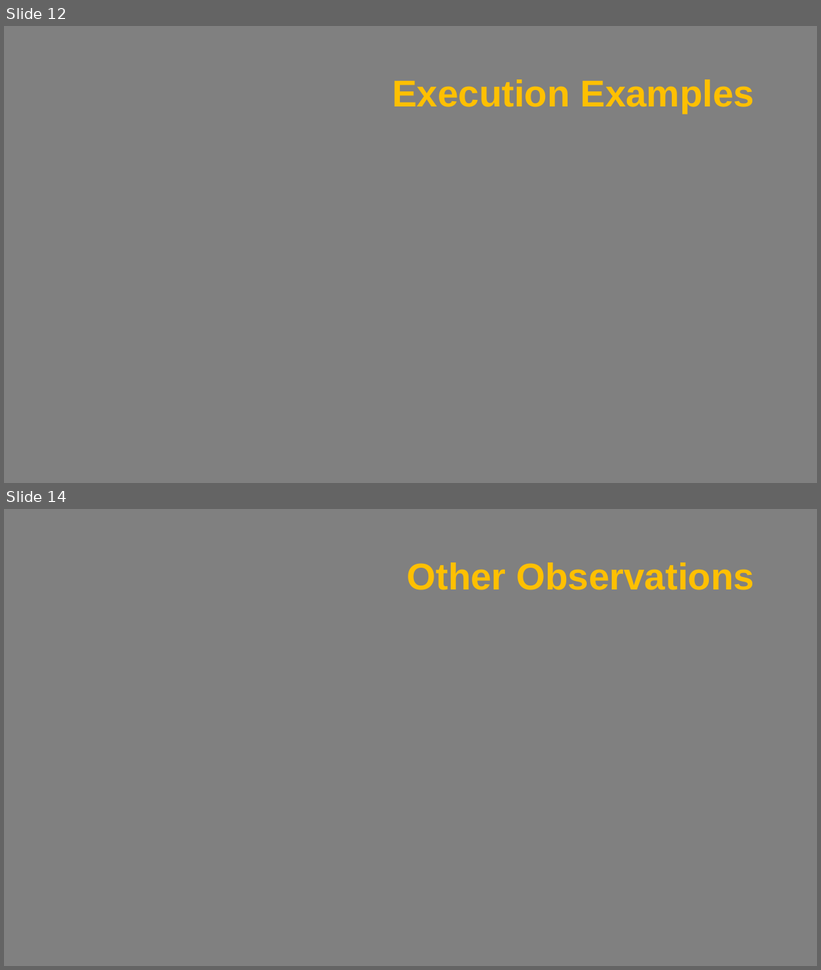
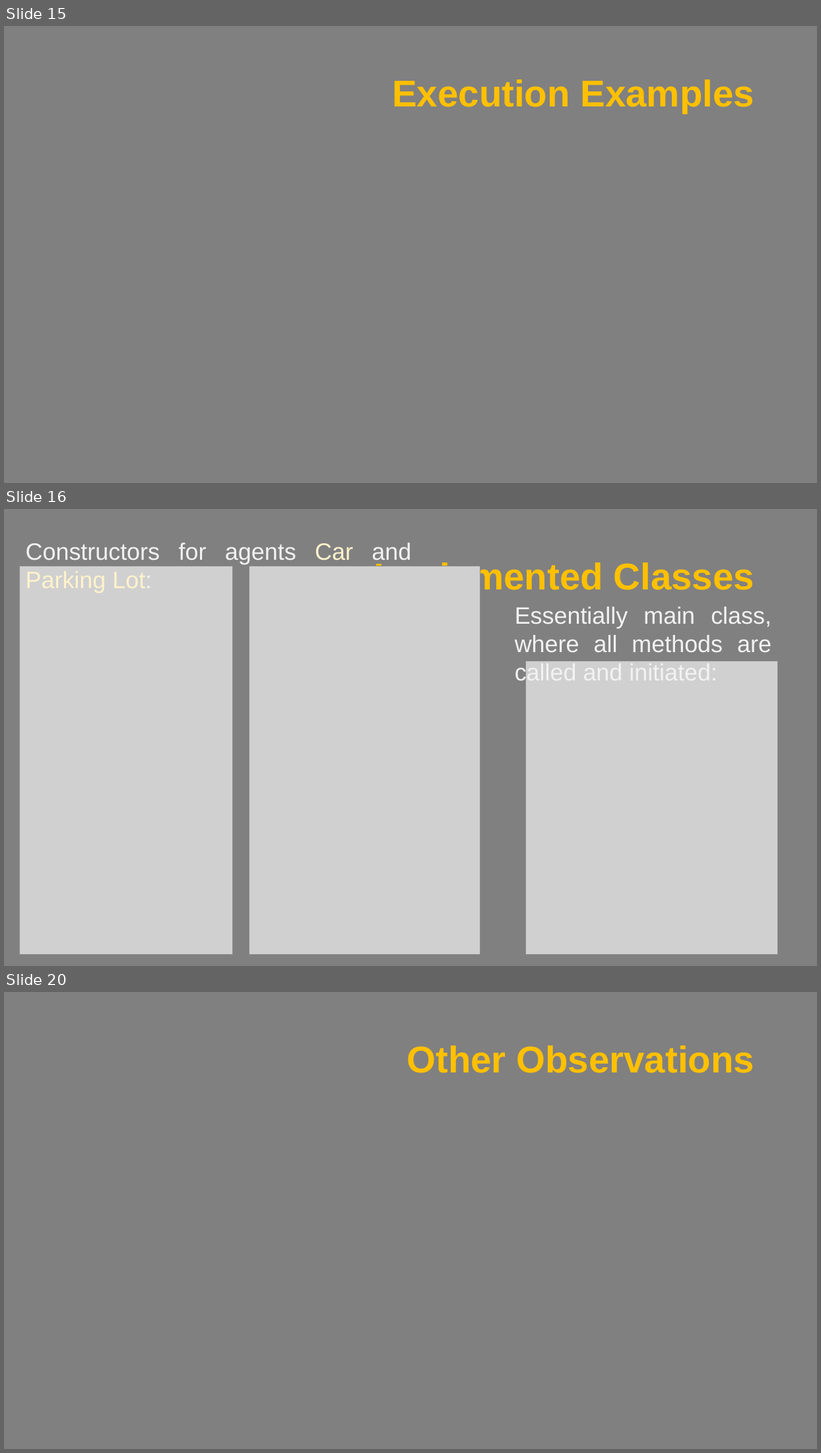
Before and after one commit to EZSPECIAL/AIAD18-19, a slide deck: report 1.pptx. Shown one above the other, each under a label of ours: slides 12 and 14 before the commit, slides 15, 16 and 20 after it; the slides between them are not shown. The pictures are 821x970 and 821x1453 pixels, drawn with LibreOffice and Linux fonts; fonts in the diff are those of the drawing; grey boxes stand for pictures. Boxes give left, top, right and bottom in pixels: in the first picture for what was removed or moved away, otherwise in the second. Text is boxed around its words. In the diff, an @@ line names an element or a change of style, - is before the commit and + after.

Commit message:
updated implemented classes & global scheme

```diff
--- a/report 1.pptx
+++ b/report 1.pptx
@@ slide 16 added at (4,509,817,966), background #808080 @@
@@ text added at (26,543,411,564), 28 pt, text #F2F2F2 @@
+Constructors for agents Car and Parking Lot:
@@ picture added at (20,566,233,955) @@
@@ picture added at (250,566,481,955) @@
@@ title added at (374,560,754,596), 44 pt, text #FFC000, bold @@
+Implemented Classes
@@ text added at (515,607,772,686), 28 pt, text #F2F2F2 @@
+Essentially main class, where all methods are called and initiated:
@@ picture added at (525,661,778,956) @@
@@ what was slide 12 is now slide 15 @@
@@ what was slide 14 is now slide 20 @@
```
Also in this commit, not shown: 4 slides changed, 9 other slides added, 4 slides removed.
